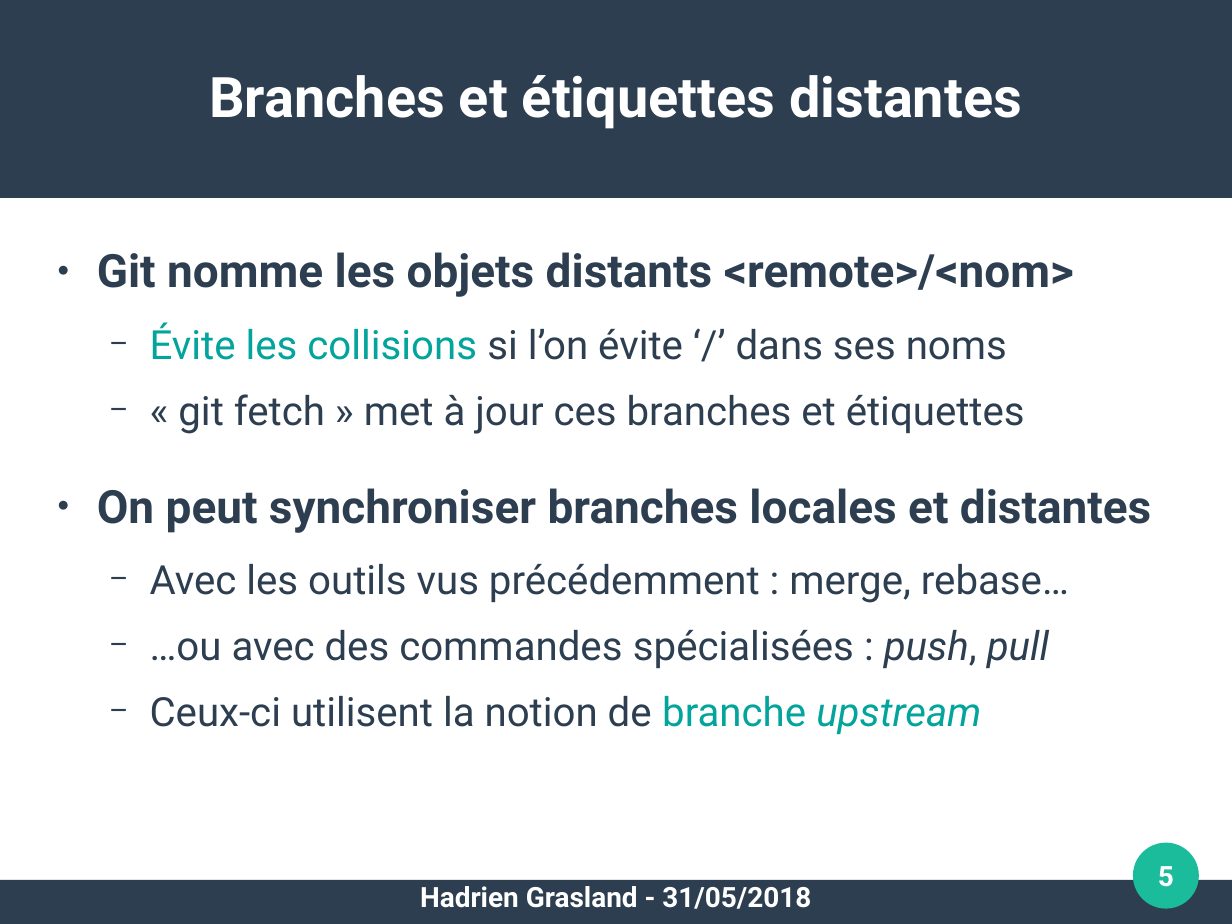
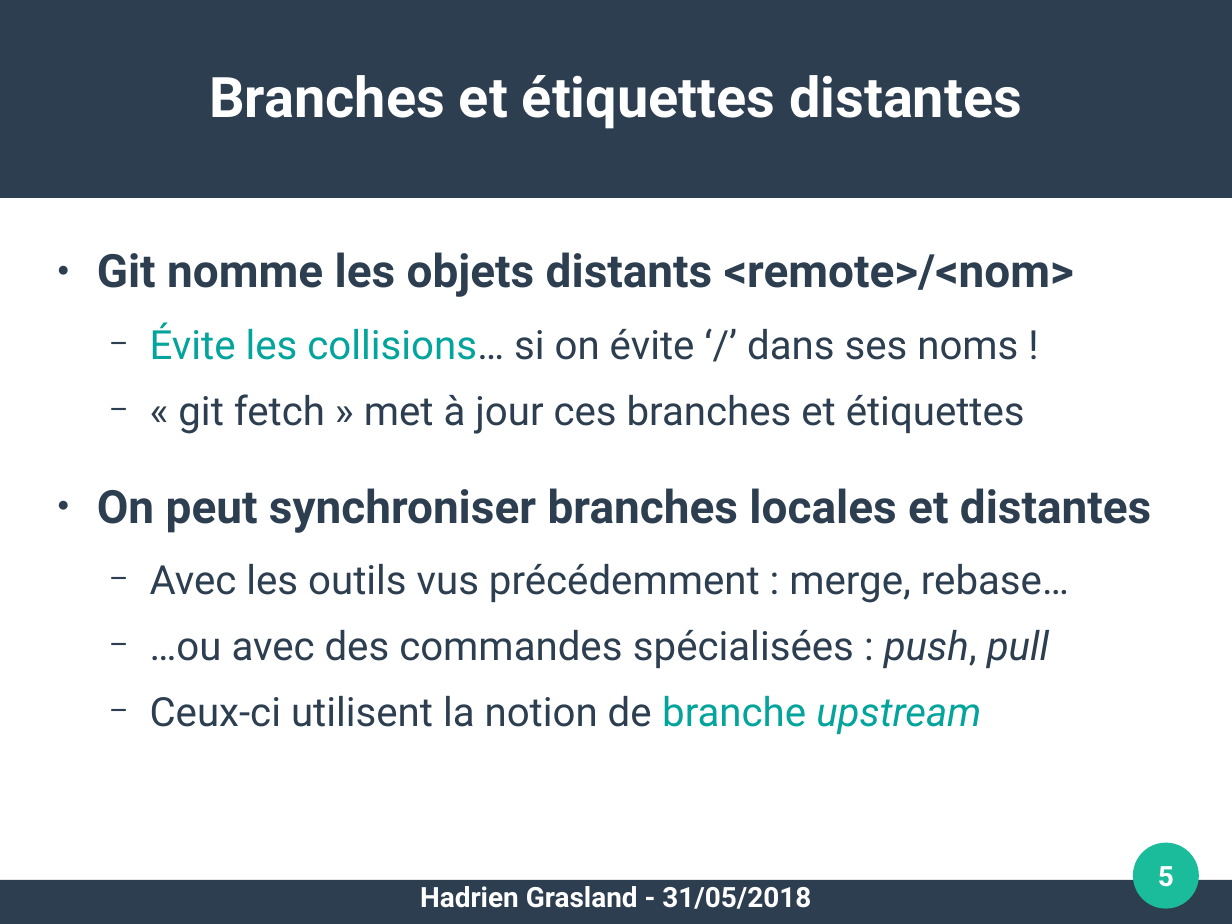
Before and after one commit to pushou/formation-git, a slide deck: slide 5 of 4-Distribution.odp. Drawn at 1232x924 pixels with LibreOffice and Linux fonts; fonts in the diff are those of the drawing. Boxes give left, top, right and bottom in pixels: in the first picture for what was removed or moved away, otherwise in the second. Text is boxed around its words. In the diff, an @@ line names an element or a change of style, - is before the commit and + after.

```diff
--- a/4-Distribution.odp
+++ b/4-Distribution.odp
@@ text at (150,322,1018,360): text changed @@
-  − Évite les collisions si l’on évite ‘/’ dans ses noms
+  − Évite les collisions… si on évite ‘/’ dans ses noms !
```
Also in this commit, not shown: 1 other slide changed, 1 other file.
